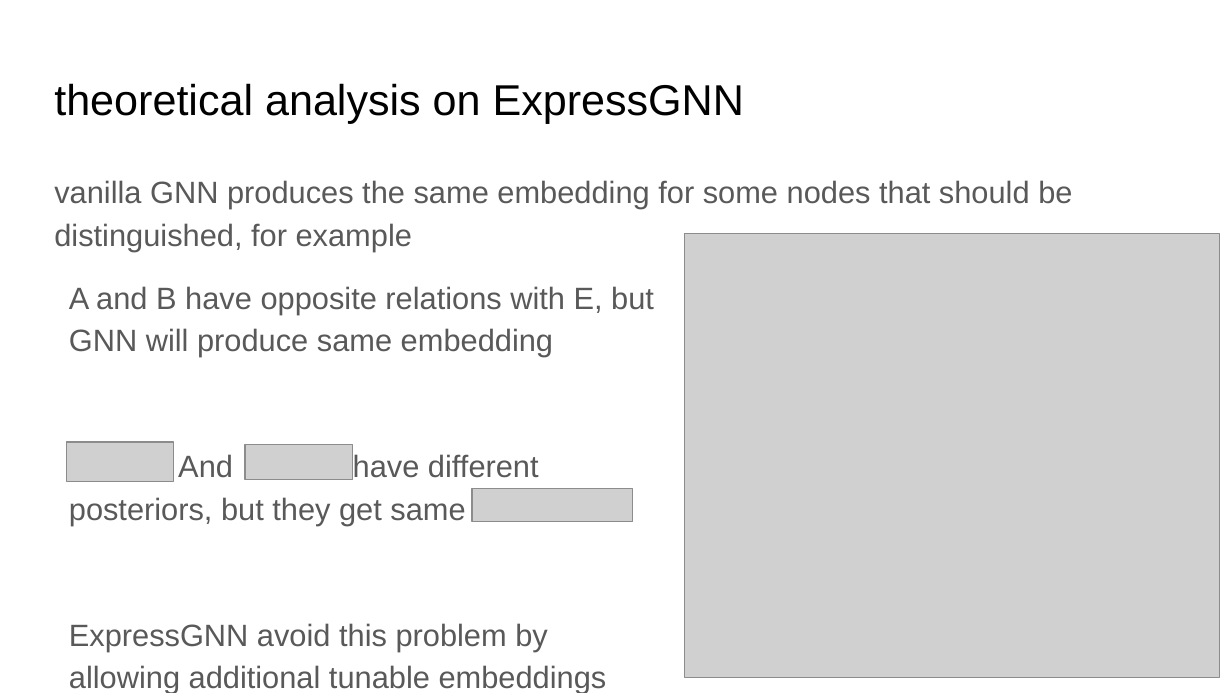
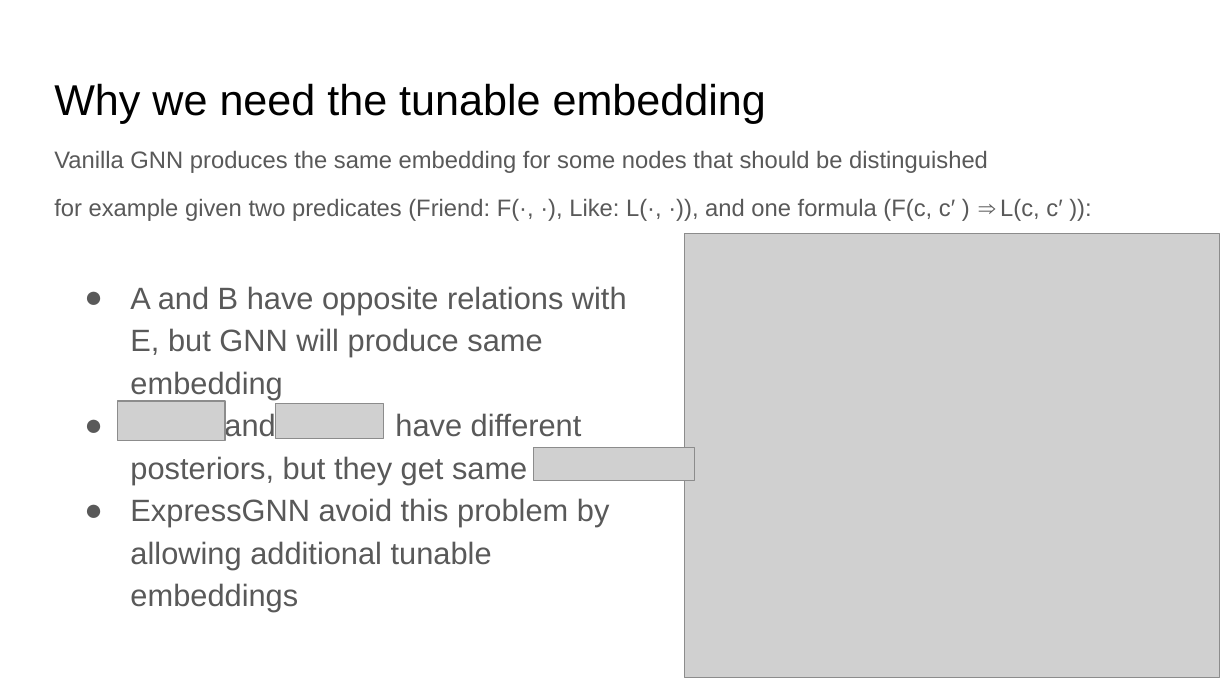
Before and after one commit to yichousun/Winter2021_CS249_GNN, a slide deck: slide 28 of Paper_Presentation/Knowledge_Graph/Efficient_Probabilistic_Logic_Reasoning_with_Graph_Neural_Networks/presentation/cs249 presentation.pptx (slide 24 before the commit). Drawn at 1232x693 pixels with LibreOffice and Linux fonts; fonts in the diff are those of the drawing; grey boxes stand for pictures. Boxes give left, top, right and bottom in pixels: in the first picture for what was removed or moved away, otherwise in the second. Text is boxed around its words. In the diff, an @@ line names an element or a change of style, - is before the commit and + after.

```diff
--- a/Paper_Presentation/Knowledge_Graph/Efficient_Probabilistic_Logic_Reasoning_with_Graph_Neural_Networks/presentation/cs249 presentation.pptx
+++ b/Paper_Presentation/Knowledge_Graph/Efficient_Probabilistic_Logic_Reasoning_with_Graph_Neural_Networks/presentation/cs249 presentation.pptx
@@ title at [54, 83, 766, 123]: text changed @@
-theoretical analysis on ExpressGNN
+Why we need the tunable embedding
@@ text at [54, 151, 1062, 221]: text changed; size 18 to 13.9 pt @@
-vanilla GNN produces the same embedding for some nodes that should be distinguished, for example
+Vanilla GNN produces the same embedding for some nodes that should be distinguished
+for example given two predicates (Friend: F(·, ·), Like: L(·, ·)), and one formula (F(c, c′ ) ⇒ L(c, c′ )):
@@ text at [130, 286, 627, 612]: bullet none to ●; less space between paragraphs @@
@@ picture: place and size @@
-picture at [67, 442, 174, 482]
+picture at [117, 402, 224, 441]
@@ text at [130, 412, 582, 484]: text changed @@
-And have different posteriors, but they get same
+● and have different posteriors, but they get same
@@ picture: place and size @@
-picture at [245, 445, 352, 480]
+picture at [276, 403, 383, 439]
@@ picture: place and size @@
-picture at [472, 489, 632, 522]
+picture at [533, 447, 694, 480]
```
Also in this commit, not shown: 17 other slides changed, 11 slides added, 4 slides removed, 1 other file.
